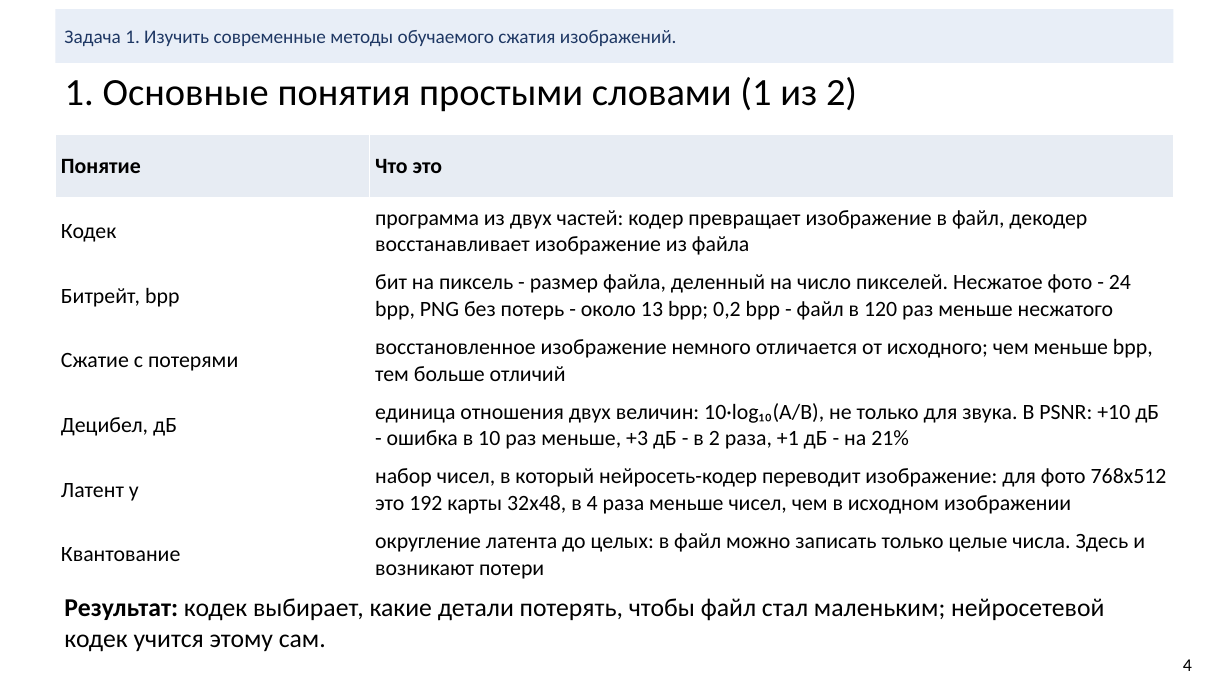
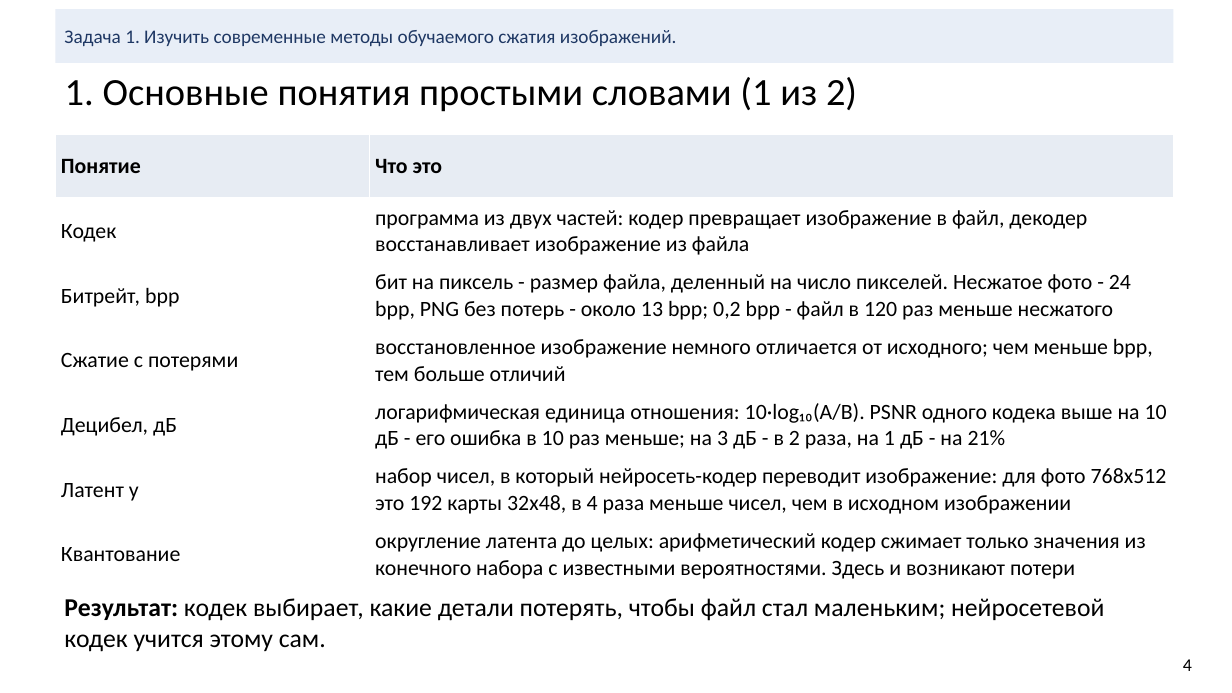
Before and after one commit to KDMCrypto/Deep-Image-Compression, a slide deck: slide 4 of documentation/cv-project-compression.pptx. Drawn at 1232x693 pixels with LibreOffice and Linux fonts; fonts in the diff are those of the drawing. Boxes give left, top, right and bottom in pixels: in the first picture for what was removed or moved away, otherwise in the second. Text is boxed around its words. In the diff, an @@ line names an element or a change of style, - is before the commit and + after.

Commit message:
Clarify slide and notebook explanations after the user questions
Split shares, decibel and PSNR wording, quantization and arithmetic coding,
metric layers, N and M, the z probability model, R and L, and the LPIPS
comparison with WebP.

```diff
--- a/documentation/cv-project-compression.pptx
+++ b/documentation/cv-project-compression.pptx
@@ table at bbox=[55, 134, 1174, 587] @@
-row 5, column 2: единица отношения двух величин: 10·log₁₀(A/B), не только для звука. В PSNR: +10 дБ - ошибка в 10 раз меньше, +3 дБ - в 2 раза, +1 дБ - на 21%
+row 5, column 2: логарифмическая единица отношения: 10·log₁₀(A/B). PSNR одного кодека выше на 10 дБ - его ошибка в 10 раз меньше; на 3 дБ - в 2 раза, на 1 дБ - на 21%
-row 7, column 2: округление латента до целых: в файл можно записать только целые числа. Здесь и возникают потери
+row 7, column 2: округление латента до целых: арифметический кодер сжимает только значения из конечного набора с известными вероятностями. Здесь и возникают потери
```
Also in this commit, not shown: 9 other slides changed, 1 other file.
